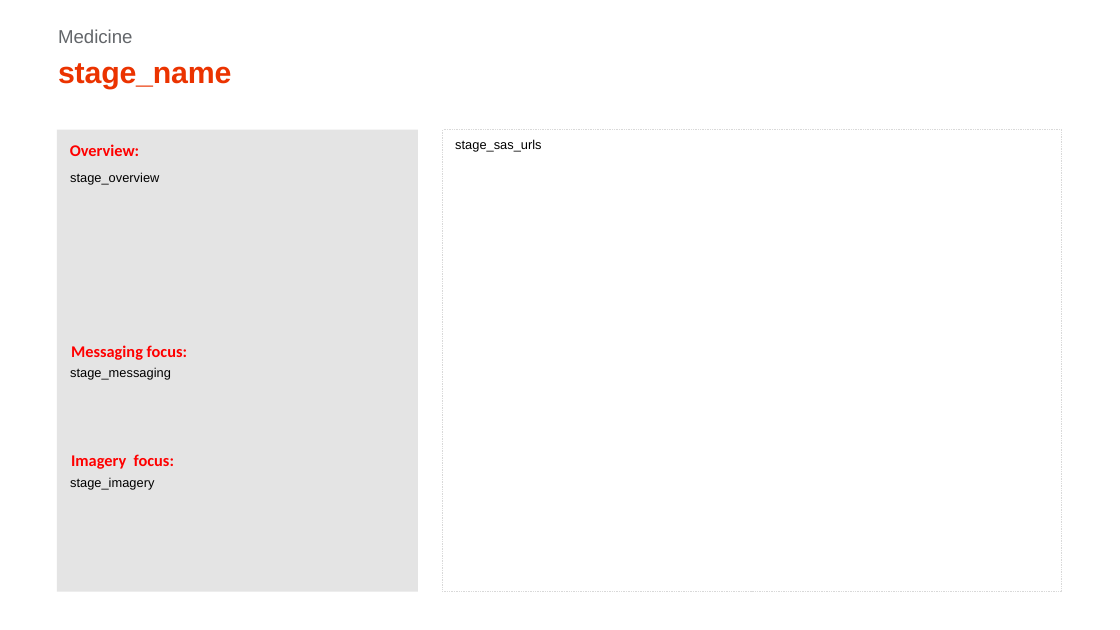
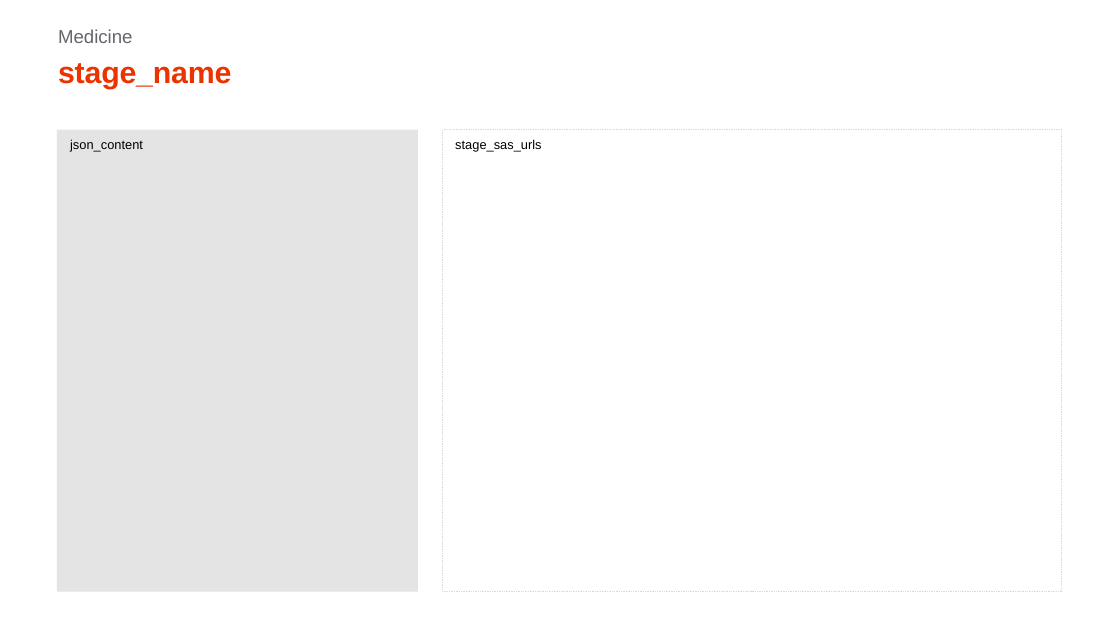
Before and after one commit to xpistos90210/templates, a slide deck: slide 6 of brand_analysis.pptx. Drawn at 1120x630 pixels with LibreOffice and Linux fonts; fonts in the diff are those of the drawing. Boxes give left, top, right and bottom in pixels: in the first picture for what was removed or moved away, otherwise in the second. Text is boxed around its words. In the diff, an @@ line names an element or a change of style, - is before the commit and + after.

```diff
--- a/brand_analysis.pptx
+++ b/brand_analysis.pptx
@@ text removed at (70, 144, 139, 156) @@
-Overview:
@@ text added at (70, 139, 143, 152), 11 pt, text #000000 @@
+json_content
@@ text removed at (70, 172, 159, 185) @@
-stage_overview
@@ text removed at (71, 345, 187, 360) @@
-Messaging focus:
@@ text removed at (70, 367, 171, 380) @@
-stage_messaging
@@ text removed at (70, 477, 154, 490) @@
-stage_imagery
@@ text removed at (71, 454, 174, 469) @@
-Imagery focus:
```
Also in this commit, not shown: 5 other slides changed, 1 slide added.
